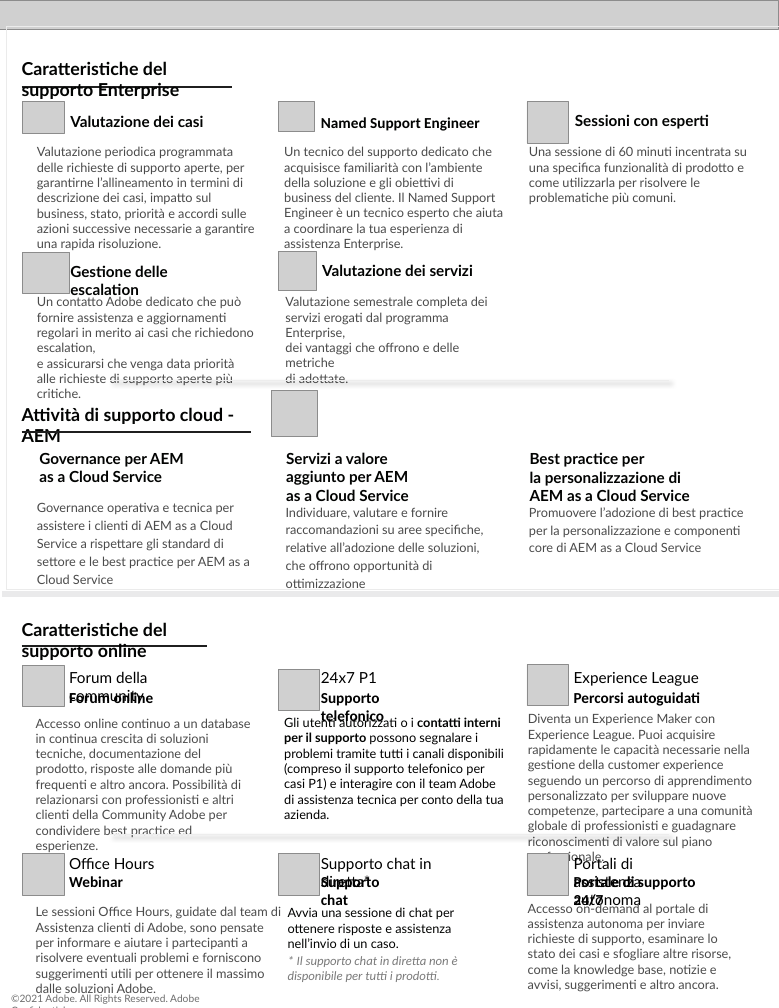
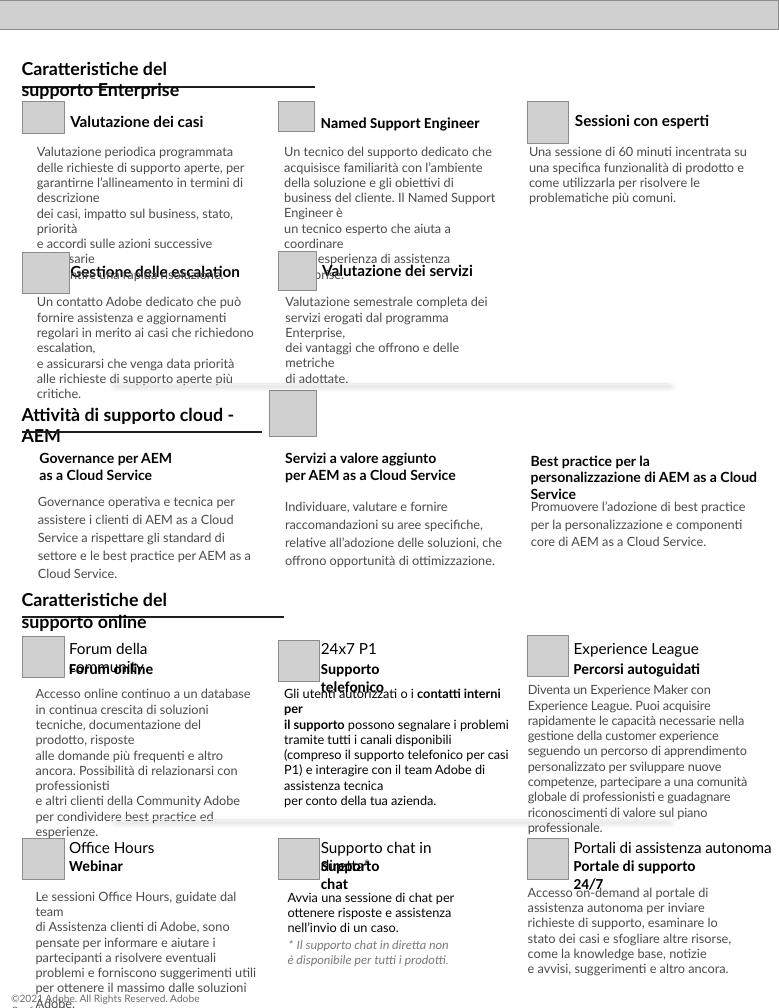
Before and after one commit to AdobeDocs/support-resources.it-IT, a slide deck: slide 2 of help/data-sheets/assets/EnterpriseSupportDatasheet.pptx. Drawn at 779x1008 pixels with LibreOffice and Linux fonts; fonts in the diff are those of the drawing; grey boxes stand for pictures. Boxes give left, top, right and bottom in pixels: in the first picture for what was removed or moved away, otherwise in the second. Text is boxed around its words. In the diff, an @@ line names an element or a change of style, - is before the commit and + after.

```diff
--- a/help/data-sheets/assets/EnterpriseSupportDatasheet.pptx
+++ b/help/data-sheets/assets/EnterpriseSupportDatasheet.pptx
@@ freeform shape removed at (6,27,779,590) @@
@@ freeform shape: place and size @@
-freeform shape at (22,87,233,92)
+freeform shape at (22,87,315,93)
@@ text "Valutazione periodica programmata delle richieste ..." rewrapped from (37,146,255,236) to (37,146,244,282) @@
@@ text "Un tecnico del supporto dedicato ..." rewrapped from (284,146,503,235) to (284,146,495,282) @@
@@ text "Gestione delle escalation" rewrapped from (70,265,168,299) to (70,265,240,280) @@
@@ freeform shape at (110,379,669,384): outline redrawn @@
@@ freeform shape: place and size @@
-freeform shape at (22,432,251,436)
+freeform shape at (22,432,262,439)
@@ size 12 to 11 pt in 3 elements at (39,452,172,480), (285,452,455,483), (531,455,757,503) @@
@@ text at (38,497,251,562): text changed @@
-Governance operativa e tecnica per assistere i clienti di AEM as a Cloud Service a rispettare gli standard di settore e le best practice per AEM as a Cloud Service
+Governance operativa e tecnica per assistere i clienti di AEM as a Cloud Service a rispettare gli standard di settore e le best practice per AEM as a Cloud Service.
@@ text at (285,501,502,567): text changed @@
-Individuare, valutare e fornire raccomandazioni su aree specifiche,
-relative all’adozione delle soluzioni,
-che offrono opportunità di ottimizzazione
+Individuare, valutare e fornire raccomandazioni su aree specifiche, relative all’adozione delle soluzioni, che offrono opportunità di ottimizzazione.
@@ text at (531,501,745,546): text changed @@
-Promuovere l’adozione di best practice
-per la personalizzazione e componenti
-core di AEM as a Cloud Service
+Promuovere l’adozione di best practice
+per la personalizzazione e componenti core di AEM as a Cloud Service.
@@ freeform shape removed at (2,594,779,594) @@
@@ 7 texts, 3 pictures: place and size @@
-7 texts, 3 pictures at (22,622,700,726)
+7 texts, 3 pictures at (22,592,700,697)
@@ freeform shape: place and size @@
-freeform shape at (22,646,207,651)
+freeform shape at (22,617,284,621)
@@ text "Accesso online continuo a un ..." rewrapped from (36,718,251,852) to (36,688,251,839) @@
@@ text "Gli utenti autorizzati o i ..." rewrapped from (284,716,504,819) to (284,687,509,808) @@
@@ text "Diventa un Experience Maker con ...": place and size @@
-text "Diventa un Experience Maker con ..." at (528,713,753,846)
+text "Diventa un Experience Maker con ..." at (528,684,748,817)
@@ text "Diventa un Experience Maker con ..." at (528,684,748,817): letter spacing 0 to -0.1 pt @@
@@ 6 texts, 3 pictures, 1 freeform shape: place and size @@
-6 texts, 3 pictures, 1 freeform shape at (23,830,731,992)
+6 texts, 3 pictures, 1 freeform shape at (23,815,731,976)
@@ text "Portali di assistenza autonoma" at (574,841,771,853): letter spacing 0 to -0.1 pt @@
@@ text "Portali di assistenza autonoma": place and size @@
-text "Portali di assistenza autonoma" at (574,855,642,909)
+text "Portali di assistenza autonoma" at (574,841,771,853)
@@ text "Le sessioni Office Hours, guidate ..." rewrapped from (36,906,281,981) to (36,891,256,995) @@
@@ text "Avvia una sessione di chat ..." rewrapped from (288,907,458,982) to (288,892,454,966) @@
```
Also in this commit, not shown: 3 other slides changed, 8 other files.
